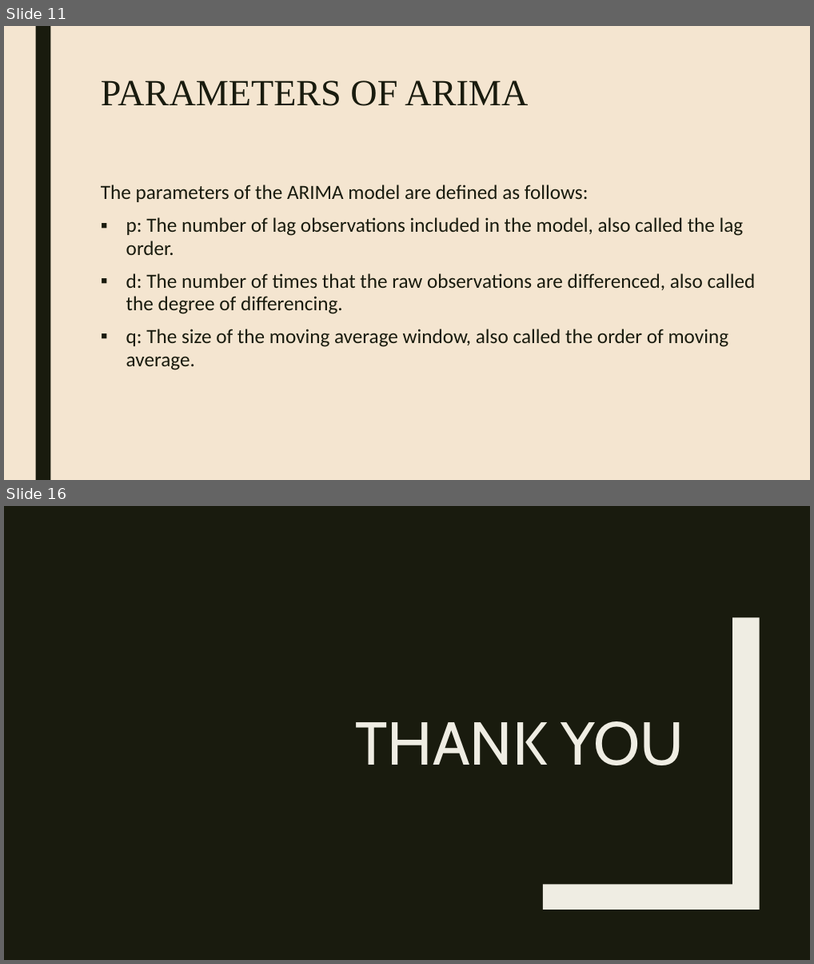
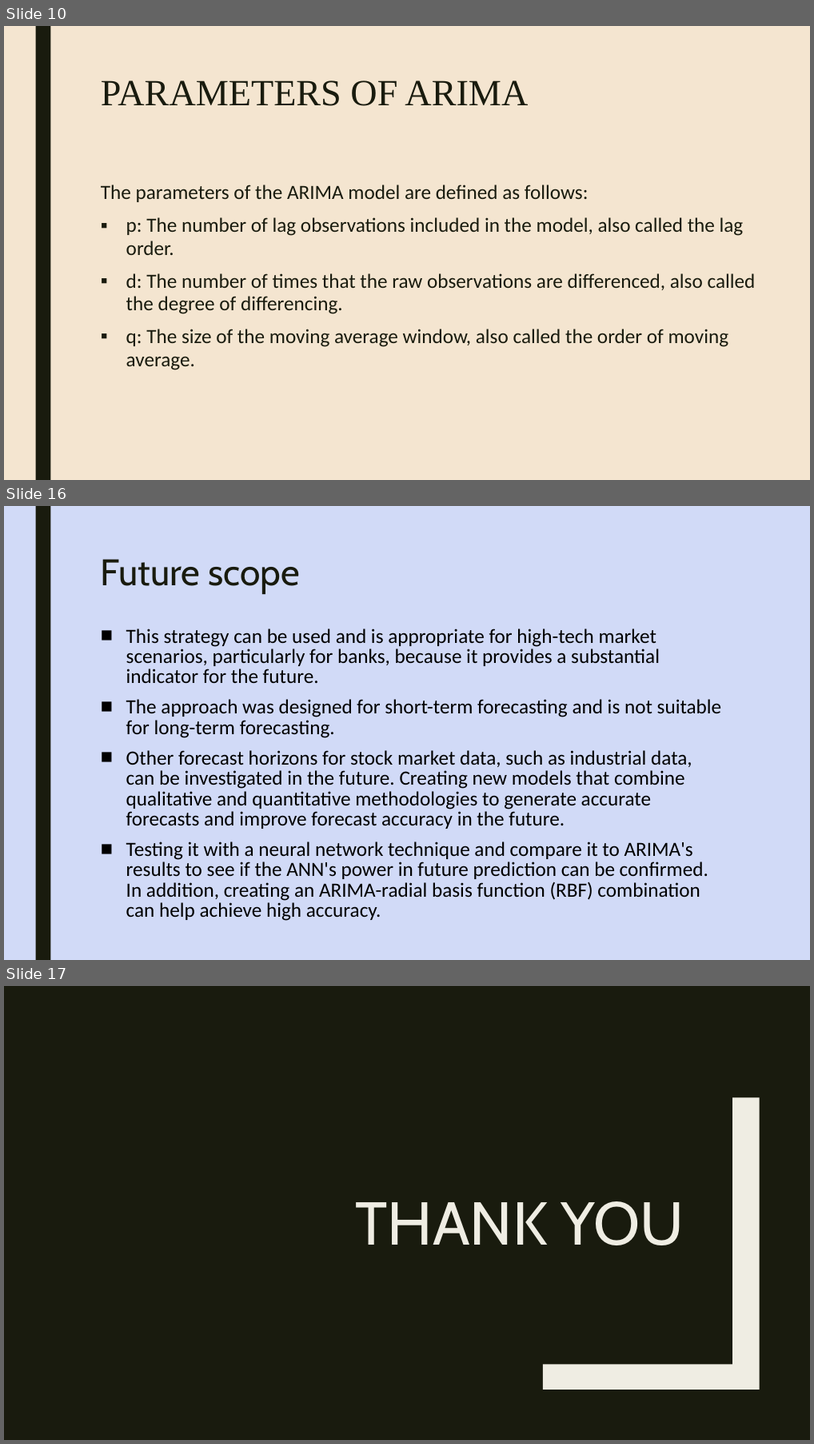
Before and after one commit to smit53/Review-Paper_ARIMA-Model, a slide deck: review paper/Time series analysis.pptx. Shown one above the other, each under a label of ours: slides 11 and 16 before the commit, slides 10, 16 and 17 after it; the slides between them are not shown. The pictures are 814x964 and 814x1444 pixels, drawn with LibreOffice and Linux fonts; fonts in the diff are those of the drawing. Boxes give left, top, right and bottom in pixels: in the first picture for what was removed or moved away, otherwise in the second. Text is boxed around its words. In the diff, an @@ line names an element or a change of style, - is before the commit and + after.

```diff
--- a/review paper/Time series analysis.pptx
+++ b/review paper/Time series analysis.pptx
@@ slide 16 added at [4, 506, 810, 960], background #D1DAF7; not listed: 1 template element that a slide beside it also shows @@
@@ title added at [101, 559, 301, 594], 44 pt, text #191B0E @@
+Future scope
@@ text added at [126, 628, 722, 920], 24 pt, text #000000 @@
+■ This strategy can be used and is appropriate for high-tech market scenarios, particularly for banks, because it provides a substantial indicator for the future.
+■ The approach was designed for short-term forecasting and is not suitable for long-term forecasting.
+■ Other forecast horizons for stock market data, such as industrial data, can be investigated in the future. Creating new models that combine qualitative and quantitative methodologies to generate accurate forecasts and improve forecast accuracy in the future.
+■ Testing it with a neural network technique and compare it to ARIMA's results to see if the ANN's power in future prediction can be confirmed. In addition, creating an ARIMA-radial basis function (RBF) combination can help achieve high accuracy.
@@ what was slide 11 is now slide 10 @@
@@ what was slide 16 is now slide 17 @@
```
Also in this commit, not shown: 8 slides changed, 4 other slides added, 4 slides removed, 3 other files.
